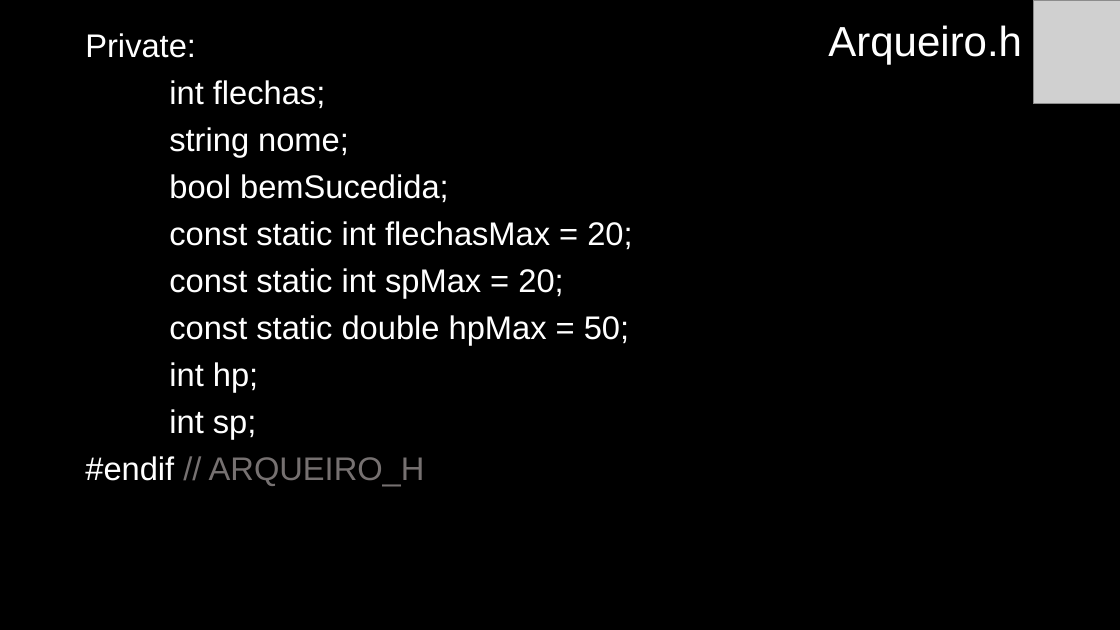
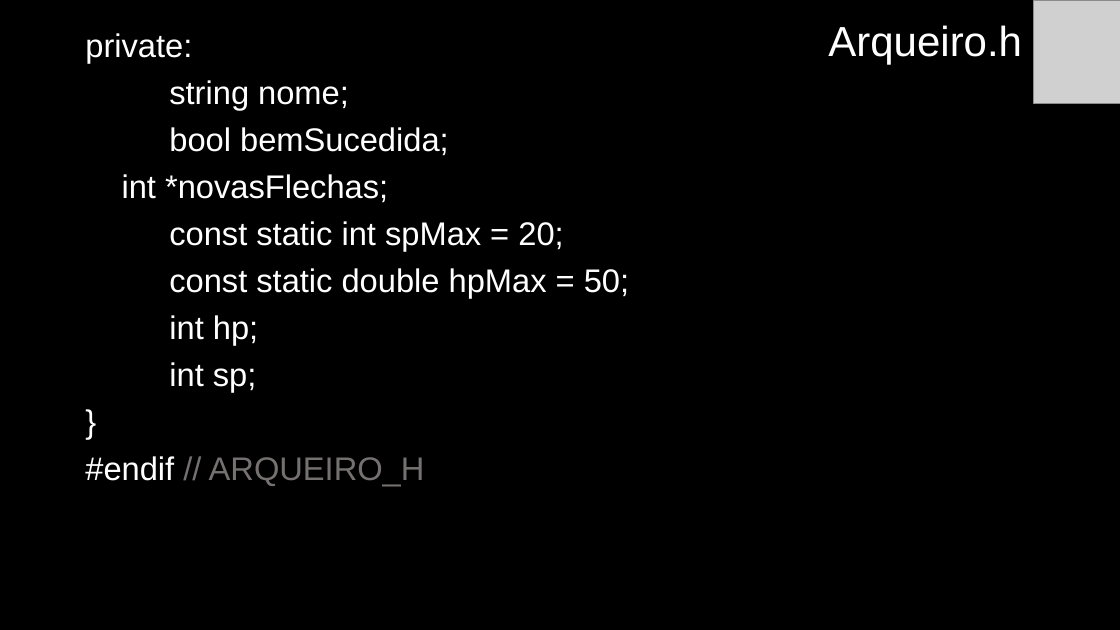
Before and after one commit to anaisabelamr/Arqueiro, a slide deck: slide 5 of Arqueiro/Arqueiro.pptx. Drawn at 1120x630 pixels with LibreOffice and Linux fonts; fonts in the diff are those of the drawing; grey boxes stand for pictures. Boxes give left, top, right and bottom in pixels: in the first picture for what was removed or moved away, otherwise in the second. Text is boxed around its words. In the diff, an @@ line names an element or a change of style, - is before the commit and + after.

Commit message:
Finalizada a classe Flecha

```diff
--- a/Arqueiro/Arqueiro.pptx
+++ b/Arqueiro/Arqueiro.pptx
@@ text at (x1=85, y1=33, x2=629, y2=486): paragraph added @@
+}
@@ text at (x1=85, y1=33, x2=192, y2=63): text changed @@
-Private:
-int flechas;
+private:
@@ text at (x1=122, y1=174, x2=388, y2=203): text changed @@
-const static int flechasMax = 20;
+int *novasFlechas;
```
Also in this commit, not shown: 14 other slides changed, 8 slides added, 3 slides removed, 28 other files.
